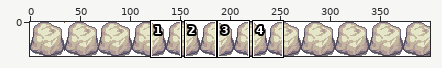
Sprite sheet: assets/platform.png. The picture above shows the old version from afar; the outline marks the close-up.
Close-up. The starting point:
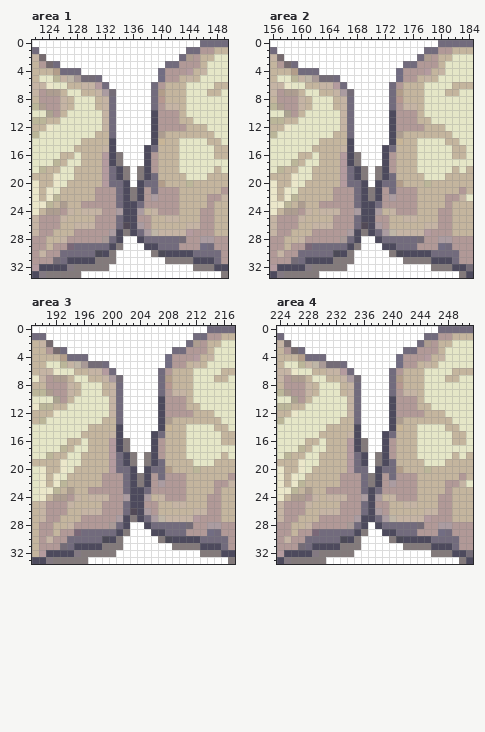
The file is 400x34 pixels. Colours within 5 levels of each other are drawn and written as one. Shown: area 1: x 122..149, y 0..33; area 2: x 156..184, y 0..33; area 3: x 189..217, y 0..33; area 4: x 224..251, y 0..33. The commit also changed other parts of the picture, which this record leaves out.
And afterwards:
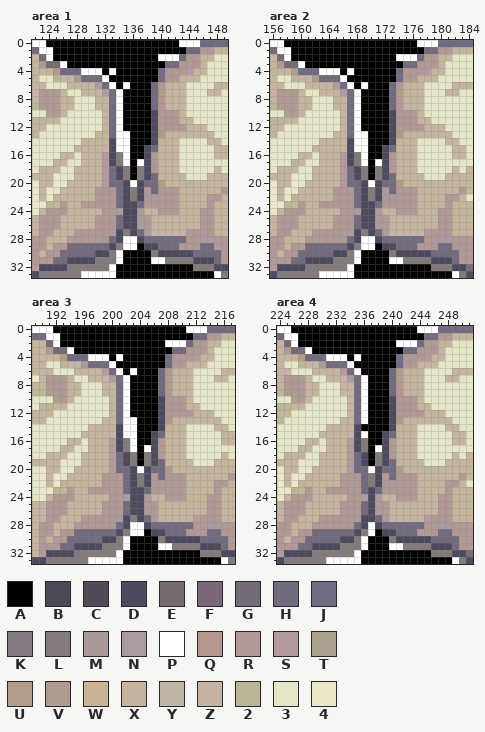
Palette (. is transparent): A #000000  B #4c4a57  C #524a57  D #4d4a5d  E #766b6f  F #7a6878  G #746c77  H #726b7d  J #726d83  K #837982  L #837a7b  M #a99a97  N #ab9ca1  P #ffffff  Q #b69890  R #b19997  S #b49b9f  T #aba390  U #b29d8a  V #ad9d90  W #c8b597  X #c4b59e  Y #bfb6a7  Z #c5b4a4  2 #bbb699  3 #e5e6c7  4 #ebe7ca
Changes in this commit:
Changed rows in their new state; - is an unchanged pixel.
Area 1:
first column x 124:
 0 AAAAAAAAAAAAAAAAAAA-
 1 -AAAAAAAAAAAAAAAAAAA
 2 -AAAAAAAAAAAAAAA----
 3 ---AAAAAAAAAAAAAA---
 4 --------A-AAAAAA----
 5 ---------AAAAAAA----
 6 ----------A-AAA-----
 7 -----------AAAA-----
 8 -----------AAAA-----
 9 -----------AAAA-----
10 -----------AAAA-----
11 -----------AAAA-----
12 -----------AAAA-----
13 ------------AAA-----
14 ------------AAA-----
15 ------------AA------
16 ------------AA------
17 ------------A-------
18 ------------A-------
19 ------------A-------
first column x 134:
29 ---A----------
30 -AAAA---------
31 -AAAA---------
32 AAAAAAAAAAA---
33 AAAAAAAAAAAAAA
Area 2:
first column x 158:
 0 AAAAAAAAAAAAAAAAAAA-
 1 -AAAAAAAAAAAAAAAAAAA
 2 -AAAAAAAAAAAAAAA----
 3 ---AAAAAAAAAAAAAA---
 4 --------A-AAAAAA----
 5 ---------AAAAAAA----
 6 ----------A-AAA-----
 7 -----------AAAA-----
 8 -----------AAAA-----
 9 -----------AAAA-----
10 -----------AAAA-----
11 -----------AAAA-----
12 -----------AAAA-----
13 ------------AAA-----
14 ------------AAA-----
15 ------------AA------
16 ------------AA------
17 ------------A-------
18 ------------A-------
19 ------------A-------
first column x 168:
29 ---A----------
30 -AAAA---------
31 -AAAA---------
32 AAAAAAAAAAA---
33 AAAAAAAAAAAAAA
Area 3:
first column x 192:
 0 AAAAAAAAAAAAAAAAAAA-
 1 -AAAAAAAAAAAAAAAAAAA
 2 -AAAAAAAAAAAAAAA----
 3 ---AAAAAAAAAAAAAA---
 4 --------A-AAAAAA----
 5 ---------AAAAAAA----
 6 ----------A-AAA-----
 7 -----------AAAA-----
 8 -----------AAAA-----
 9 -----------AAAA-----
10 -----------AAAA-----
11 -----------AAAA-----
12 -----------AAAA-----
13 ------------AAA-----
14 ------------AAA-----
15 ------------AA------
16 ------------AA------
17 ------------A-------
18 ------------A-------
19 ------------A-------
first column x 202:
29 ---A----------
30 -AAAA---------
31 -AAAA---------
32 AAAAAAAAAAA---
33 AAAAAAAAAAAAAA
Area 4:
first column x 226:
 0 AAAAAAAAAAAAAAAAAA-
 1 -AAAAAAAAAAAAAAAAAA
 2 -AAAAAAAAAAAAAA----
 3 ---AAAAAAAAAAAAA---
 4 --------A-AAAAA----
 5 ---------AAAAAA----
 6 ----------AAAA-----
 7 -----------AAA-----
 8 -----------AAA-----
 9 -----------AAA-----
10 -----------AAA-----
11 -----------AAA-----
12 -----------AAA-----
13 -----------AAA-----
14 ----------AAAA-----
15 -----------AA------
16 -----------AA------
17 -----------A-------
18 -----------A-------
19 -----------A-------
first column x 236:
29 --A----------
30 -AAA---------
31 -AAA---------
32 AAAAAAAAAA---
33 AAAAAAAAAAAAA
Pixel boxes of the changes (left, top, right, bottom) in both close-ups:
changed: (46, 40, 186, 180)
changed: (116, 243, 214, 278)
changed: (284, 40, 424, 180)
changed: (354, 243, 452, 278)
changed: (53, 326, 193, 466)
changed: (123, 529, 221, 564)
changed: (291, 326, 424, 466)
changed: (361, 529, 452, 564)
